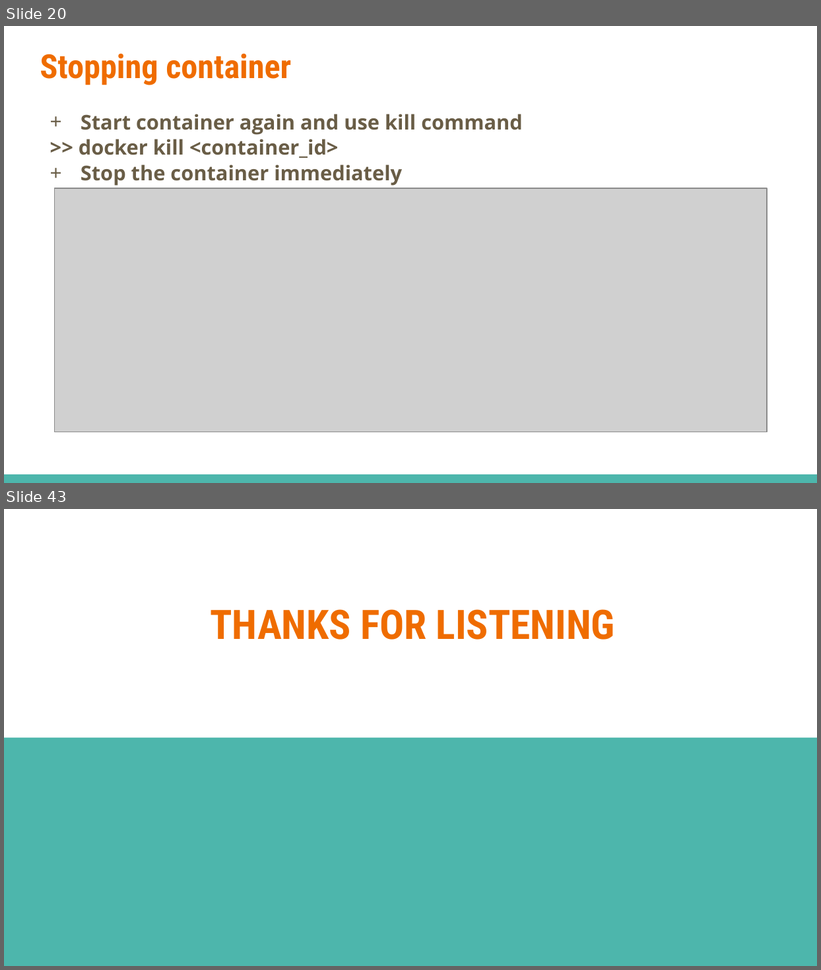
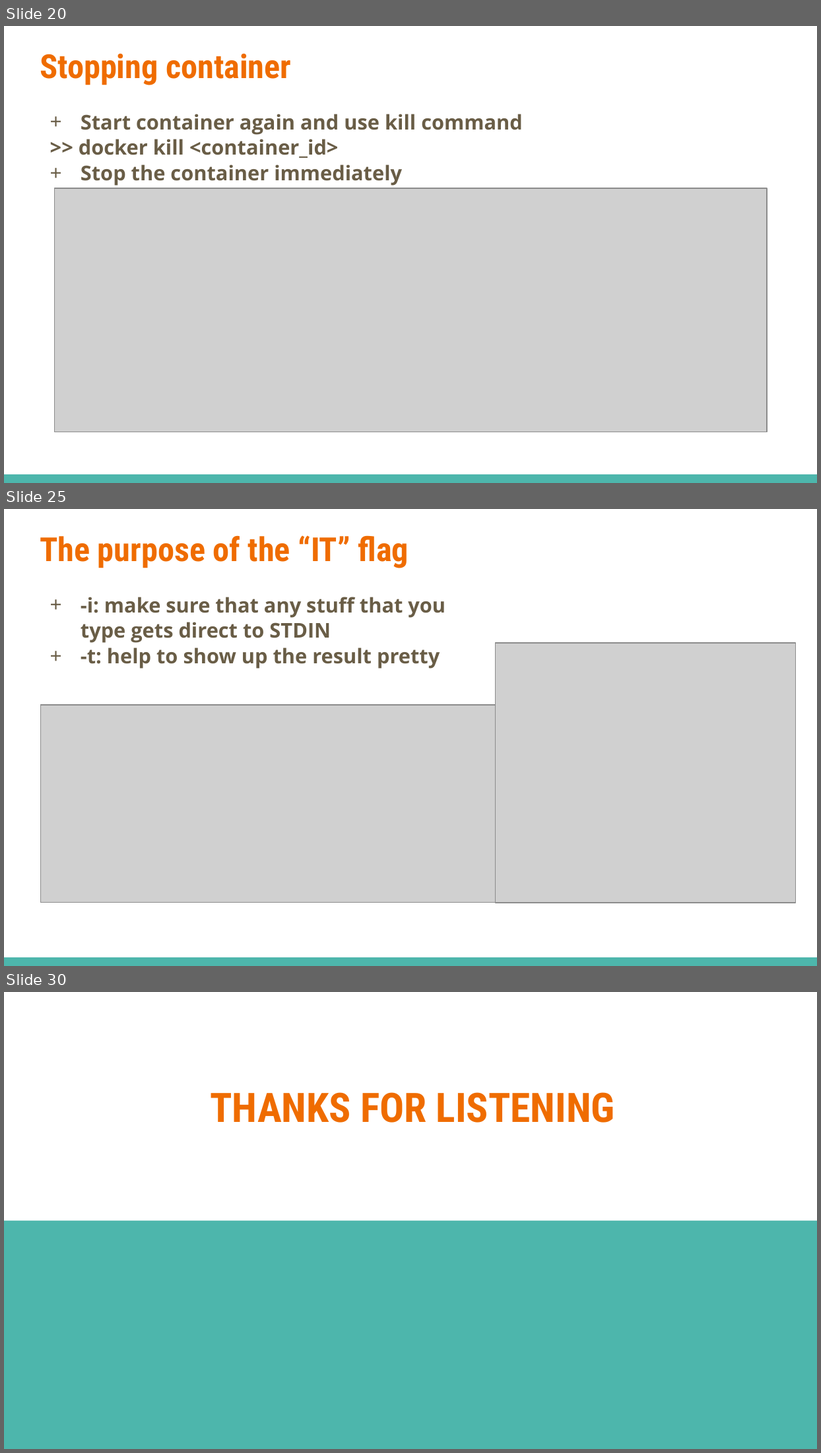
Before and after one commit to dinhhung09138/Learning-Example, a slide deck: Docker - 02 - Manipulating Containers.pptx. Shown one above the other, each under a label of ours: slides 20 and 43 before the commit, slides 20, 25 and 30 after it; the slides between them are not shown. The pictures are 821x970 and 821x1453 pixels, drawn with LibreOffice and Linux fonts; fonts in the diff are those of the drawing; grey boxes stand for pictures. Boxes give left, top, right and bottom in pixels: in the first picture for what was removed or moved away, otherwise in the second. Text is boxed around its words. In the diff, an @@ line names an element or a change of style, - is before the commit and + after.

```diff
--- a/Docker - 02 - Manipulating Containers.pptx
+++ b/Docker - 02 - Manipulating Containers.pptx
@@ slide 25 added at box(4, 509, 817, 966), background #FFFFFF; not listed: 1 template element that a slide beside it also shows @@
@@ title added at box(40, 535, 409, 568), 29.4 pt, text #EF6C00, bold @@
+The purpose of the “IT” flag
@@ text added at box(81, 597, 446, 669), 18 pt, text #695D46, bold @@
++ -i: make sure that any stuff that you type gets direct to STDIN
++ -t: help to show up the result pretty
@@ picture added at box(495, 643, 796, 904) @@
@@ picture added at box(40, 705, 495, 904) @@
@@ what was slide 43 is now slide 30 @@
```
Also in this commit, not shown: 8 other slides added, 22 slides removed, 15 other files.
